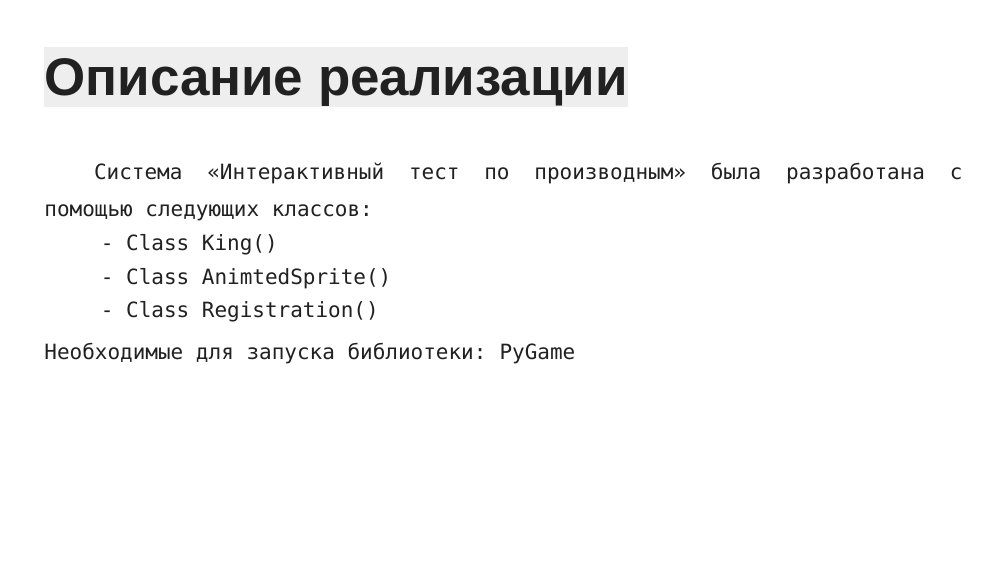
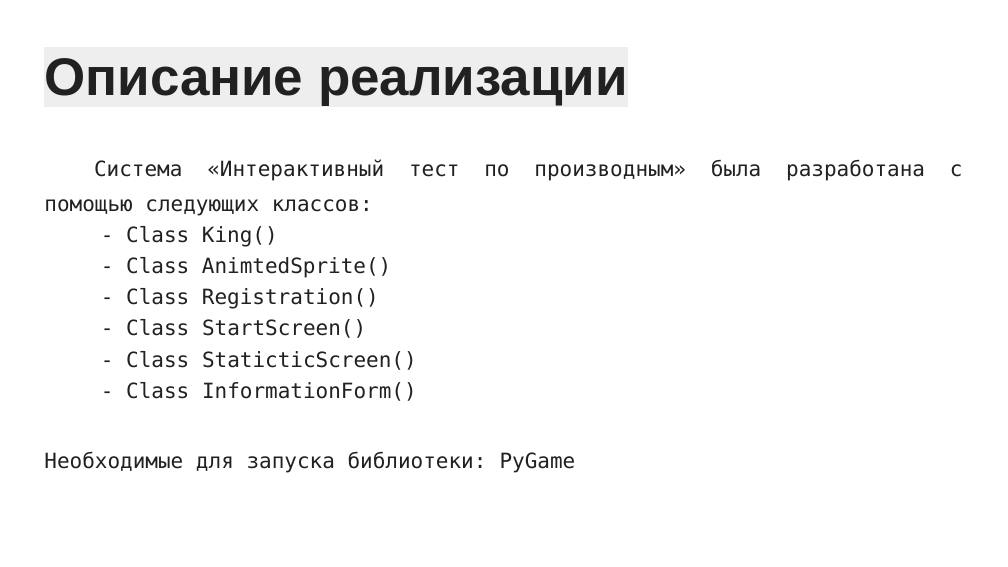
Before and after one commit to SMPakhomov/pygame_project_chess, a slide deck: slide 4 of pygame_chess_presentation.pptx. Drawn at 1008x567 pixels with LibreOffice and Linux fonts; fonts in the diff are those of the drawing. Boxes give left, top, right and bottom in pixels: in the first picture for what was removed or moved away, otherwise in the second. Text is boxed around its words. In the diff, an @@ line names an element or a change of style, - is before the commit and + after.

```diff
--- a/pygame_chess_presentation.pptx
+++ b/pygame_chess_presentation.pptx
@@ text at [44,159,686,473]: line spacing 1.5 to 1.4; line spacing 1 to 0.9 @@
@@ text at [126,319,417,401]: paragraphs added @@
+- Class StartScreen()
+- Class StaticticScreen()
+- Class InformationForm()
```
Also in this commit, not shown: 3 other slides changed, 1 slide added, 1 other file.
